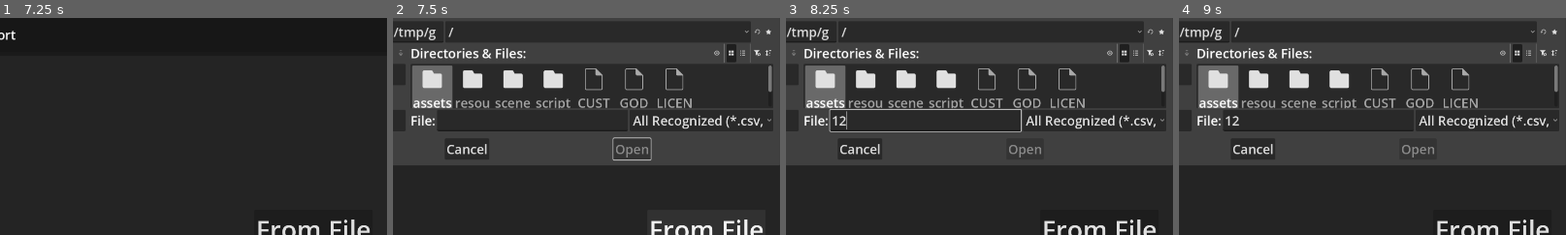
Above: before the commit, frames 1-4 (left to right).
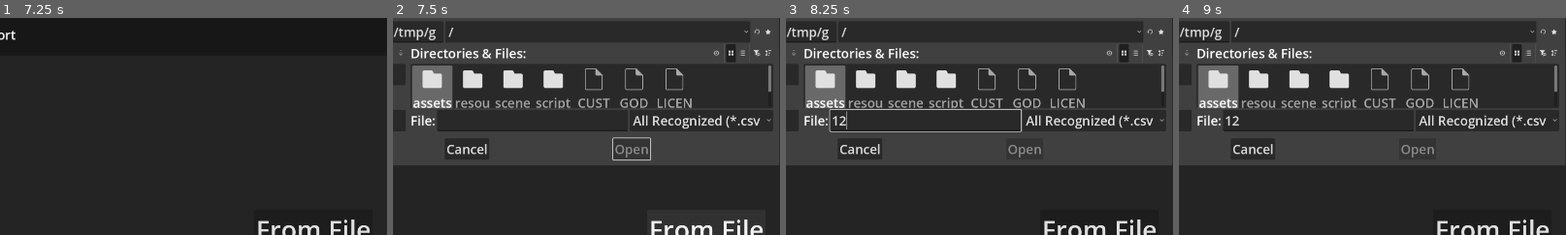
Above: after the commit, the same moments.

Repository: obloneon/customatch_tournament_maker
Game: Godot game, scene res://scenes/main.tscn
Same seed, same stepped clock (60 frames per second), same inputs: the game is played once before the commit and once after it.
Inputs (mouse positions are % of the whole screen's width and height, from its top left):
- Up to frame 1 (7.25 s): click "Start" at 0.5 s; click "New Tournament" at 1.25 s; click (84, 19) at 2.02 s; type "12" at 2.1 s; click (84, 27) at 2.25 s; type "12" at 2.33 s; click (84, 35) at 2.48 s; type "12" at 2.57 s; click (84, 42) at 2.77 s; type "Alex" at 2.85 s; click "Generate Next Round" at 3.5 s; click "Generate Next Round" at 4.25 s; click "←" at 5 s; click "🗙" at 5.75 s; click "New Tournament" at 6.5 s
- Up to frame 2 (7.5 s): click "From File" at 7.25 s
- Up to frame 3 (8.25 s): click (28, 24) at 8.02 s; type "12" at 8.1 s
- Up to frame 4 (9 s): click (3, 3) at 8.75 s
The pictures show only the part of the screen within x 10-59%, y 0-50%; the shares and areas given below are measured in that part.

Frame 1 is identical in both runs. In frame 2, 0.4% of the frame differs, in the area x 56-98%, y 5-66%; in frame 3, 0.3%; in frame 4, 0.3%.

Commit message:
Hotfix version 0.2 - Result display now works as intended

Diff:
--- a/scenes/ui/player_list_display.tscn
+++ b/scenes/ui/player_list_display.tscn
@@ -24,11 +24,6 @@
 offset_bottom = 40.0
 theme_override_styles/panel = SubResource("StyleBoxFlat_ynmjr")
 script = ExtResource("1_xpxdt")
-player_list = null
-show_placement = null
-show_wins = null
-show_points = null
-show_oponent_point_average = null
 
 [node name="GridContainer" type="GridContainer" parent="." unique_id=496917256]
 layout_mode = 2
--- a/scripts/player_list_display.gd
+++ b/scripts/player_list_display.gd
@@ -15,6 +15,7 @@
 @onready var placement_column_label: Label = $GridContainer/PlacementColumnLabel
 @onready var win_column_label: Label = $GridContainer/WinColumnLabel
 @onready var points_column_label: Label = $GridContainer/PointsColumnLabel
+@onready var apo_column_label: Label = $GridContainer/APOColumnLabel
 
 
 func update() -> void:
@@ -33,6 +34,7 @@
 	placement_column_label.visible = show_placement
 	win_column_label.visible = show_wins
 	points_column_label.visible = show_points
+	apo_column_label.visible = show_average_opponent_points
 
 	var list_to_display = player_list.duplicate(true)
 	if show_placement:
